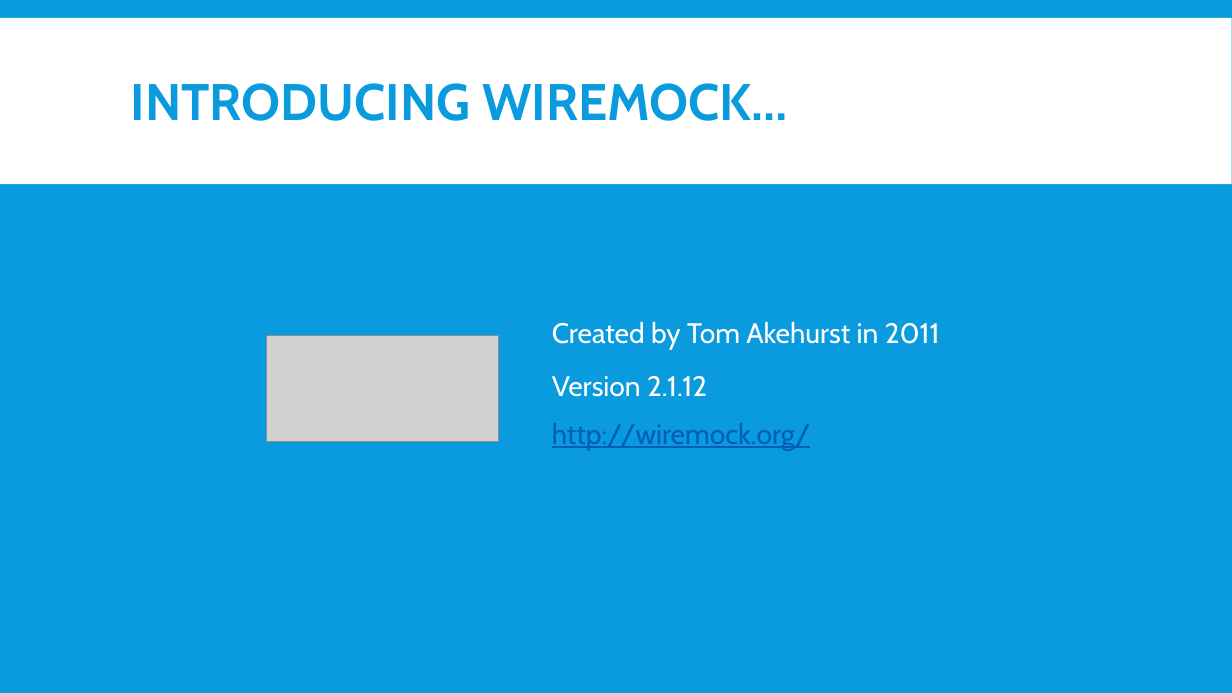
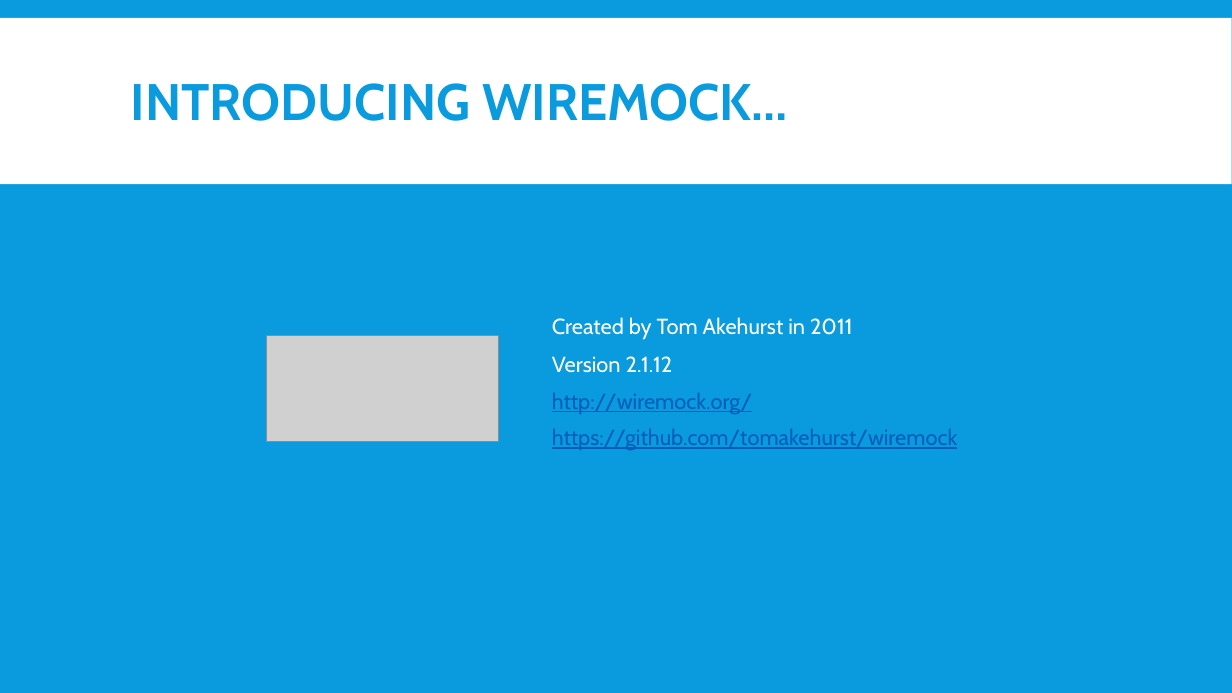
Before and after one commit to nickebbitt/wiremock-examples, a slide deck: slide 8 of wiremock-slides.pptx (slide 7 before the commit). Drawn at 1232x693 pixels with LibreOffice and Linux fonts; fonts in the diff are those of the drawing; grey boxes stand for pictures. Boxes give left, top, right and bottom in pixels: in the first picture for what was removed or moved away, otherwise in the second. Text is boxed around its words. In the diff, an @@ line names an element or a change of style, - is before the commit and + after.

```diff
--- a/wiremock-slides.pptx
+++ b/wiremock-slides.pptx
@@ text at (552,317,853,414): size 22 to 17.1 pt in "Created by Tom Akehurst in 2011", "Version 2.1.12", "http://wiremock.org/"; line spacing 0.9 to 0.7; line spacing 1 to 0.8 @@
@@ text at (552,429,957,450): paragraph added @@
+https://github.com/tomakehurst/wiremock
```
Also in this commit, not shown: 6 other slides changed, 2 slides added.
